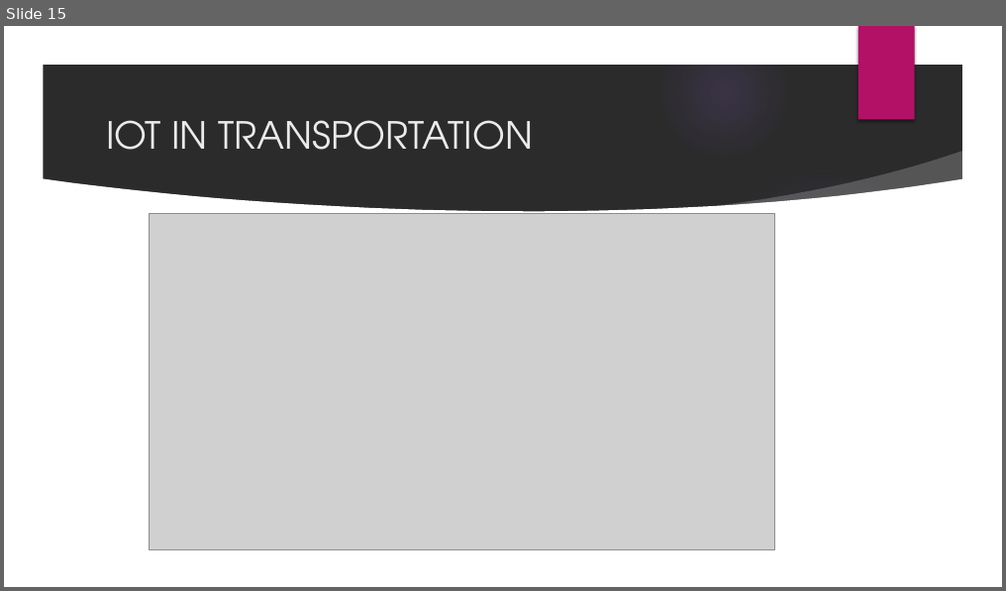
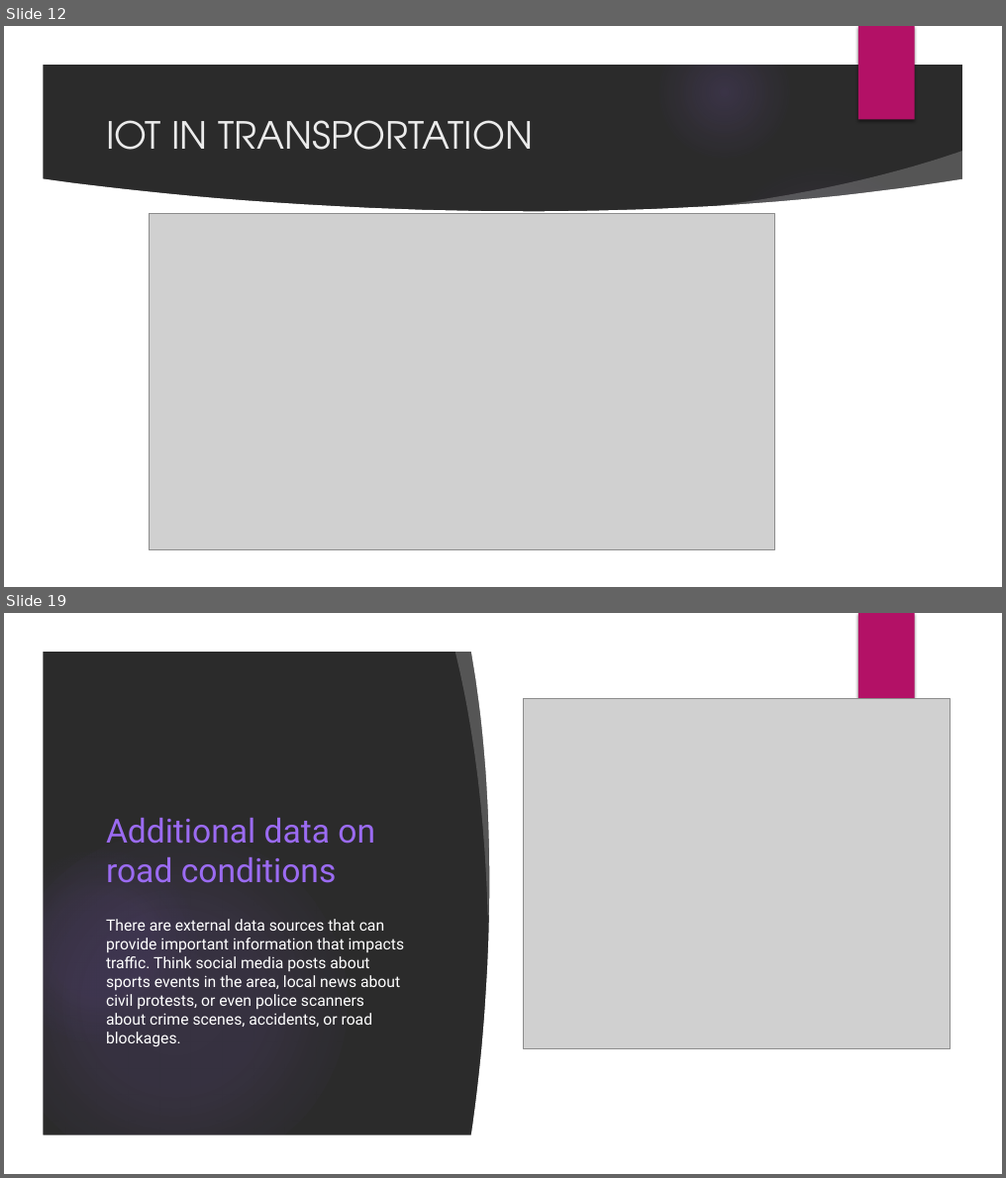
Before and after one commit to Kani-mozhi3/IOT-project, a slide deck: IOT project.pptx. Shown one above the other, each under a label of ours: slide 15 before the commit, slides 12 and 19 after it; the slides between them are not shown. The pictures are 1006x591 and 1006x1178 pixels, drawn with LibreOffice and Linux fonts; fonts in the diff are those of the drawing; grey boxes stand for pictures; background and template pictures are left out; a plain dark background stands for a picture behind light text. Boxes give left, top, right and bottom in pixels: in the first picture for what was removed or moved away, otherwise in the second. Text is boxed around its words. In the diff, an @@ line names an element or a change of style, - is before the commit and + after.

```diff
--- a/IOT project.pptx
+++ b/IOT project.pptx
@@ slide 19 added at bbox=[4, 613, 1002, 1174], background picture (left out); not listed: 6 template elements that a slide beside it also shows @@
@@ freeform shape added at bbox=[454, 645, 512, 917], fill #FFFFFF at 20% opacity @@
@@ freeform shape added at bbox=[470, 646, 572, 1141], fill #FFFFFF @@
@@ rectangle added at bbox=[509, 646, 967, 1142], fill #FFFFFF @@
@@ picture added at bbox=[523, 698, 950, 1050] @@
@@ title added at bbox=[106, 818, 375, 883], 32 pt, text #9B6BF2 @@
+Additional data on road conditions
@@ text added at bbox=[106, 919, 405, 1027], 15 pt, text #FFFFFF @@
+There are external data sources that can provide important information that impacts traffic. Think social media posts about sports events in the area, local news about civil protests, or even police scanners about crime scenes, accidents, or road blockages.
@@ what was slide 15 is now slide 12 @@
```
Also in this commit, not shown: 6 slides changed, 36 other slides added, 3 slides removed.
